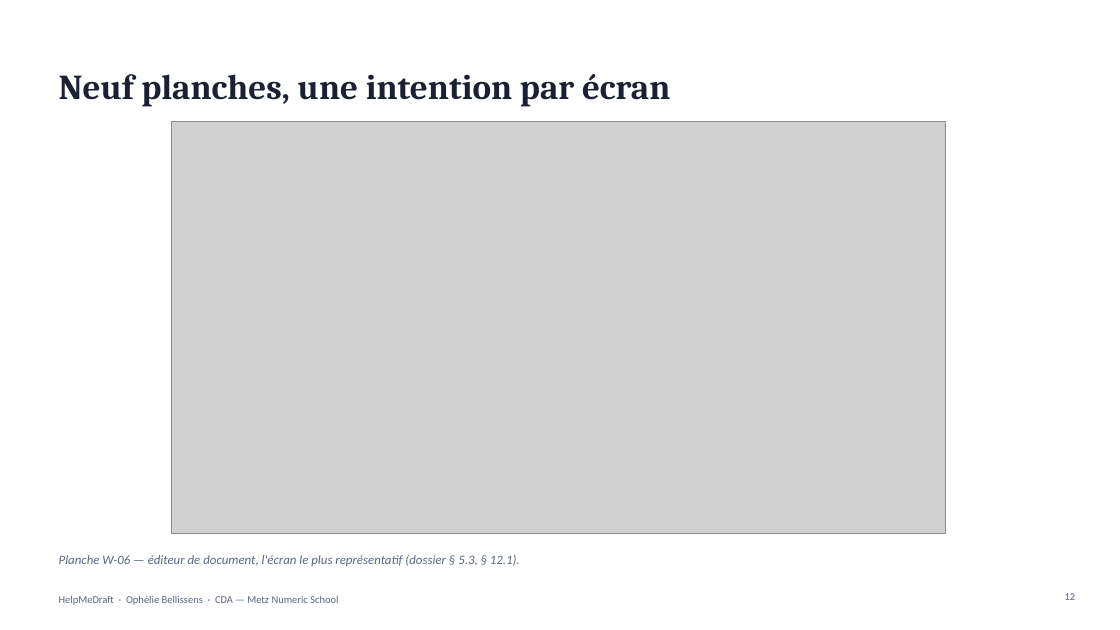
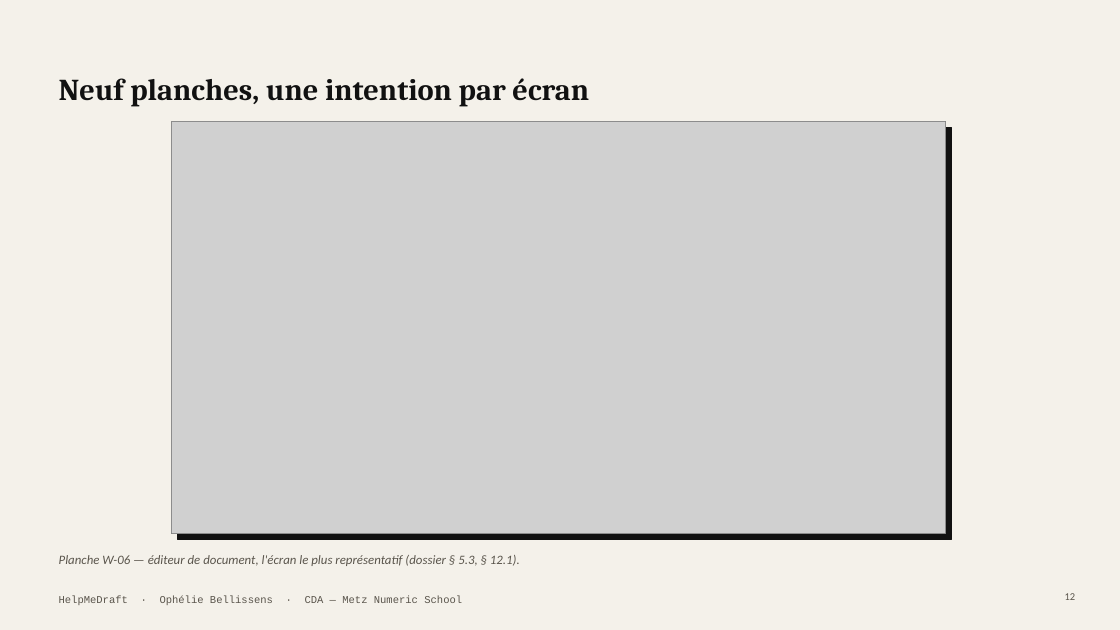
Before and after one commit to Equinoxya/HelpMeDraft---projet-fil-rouge, a slide deck: slide 12 of docs/Soutenance-HelpMeDraft.pptx. Drawn at 1120x630 pixels with LibreOffice and Linux fonts; fonts in the diff are those of the drawing; grey boxes stand for pictures. Boxes give left, top, right and bottom in pixels: in the first picture for what was removed or moved away, otherwise in the second. Text is boxed around its words. In the diff, an @@ line names an element or a change of style, - is before the commit and + after.

```diff
--- a/docs/Soutenance-HelpMeDraft.pptx
+++ b/docs/Soutenance-HelpMeDraft.pptx
@@ background #FFFFFF to #F4F1EA @@
@@ title "Neuf planches, une intention par ..." at (x1=59, y1=78, x2=589, y2=107): size 30 to 26 pt, text colour #1B2033 to #111111 @@
@@ rectangle added at (x1=171, y1=122, x2=945, y2=534), fill #FFFFFF, outline #111111 1.25 pt @@
@@ rectangle added at (x1=177, y1=128, x2=951, y2=539), fill #111111, outline #111111 0.75 pt @@
@@ text "Planche W-06 — éditeur de ..." at (x1=59, y1=555, x2=520, y2=566): text colour #5B6880 to #5A554C @@
@@ text "HelpMeDraft · Ophélie Bellissens · ..." at (x1=59, y1=595, x2=462, y2=605): font Calibri to Courier New, text colour #5B6880 to #5A554C @@
@@ page number at (x1=1065, y1=593, x2=1076, y2=600): text colour #5B6880 to #5A554C @@
```
Also in this commit, not shown: 28 other slides changed, 3 other files.
